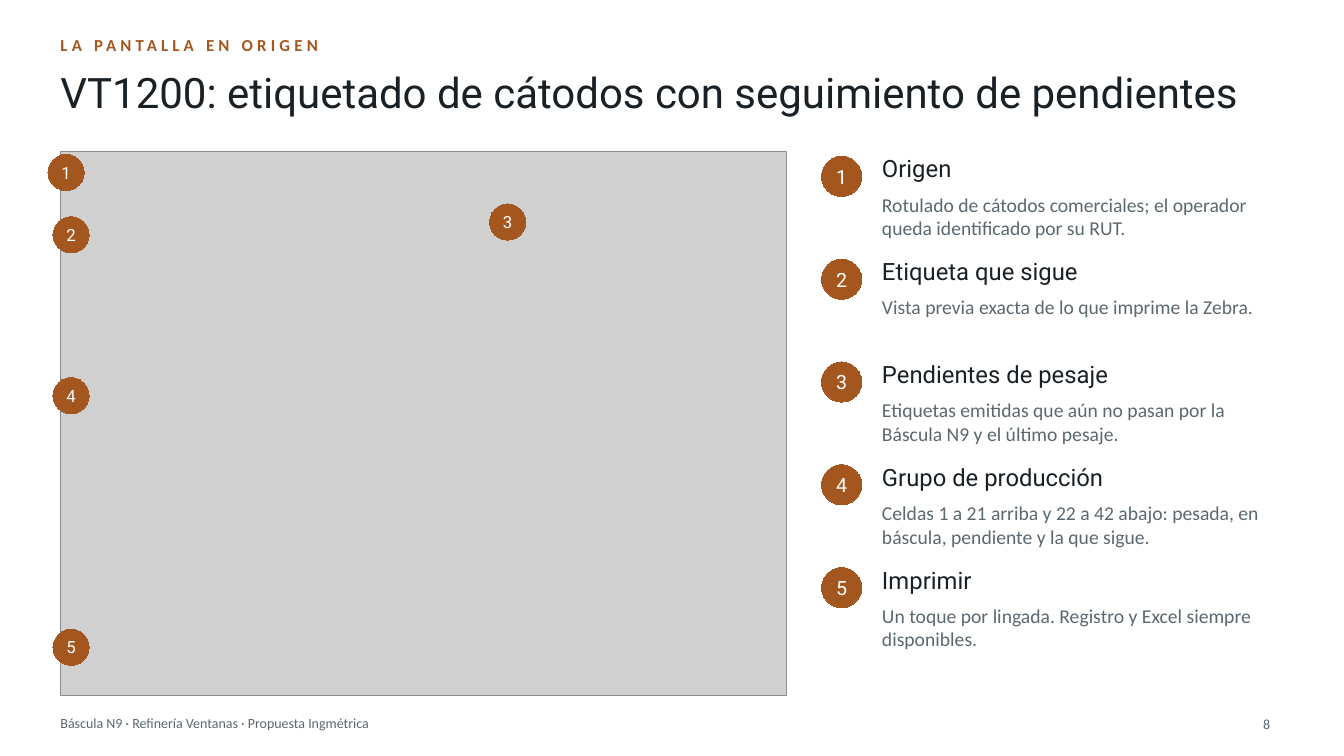
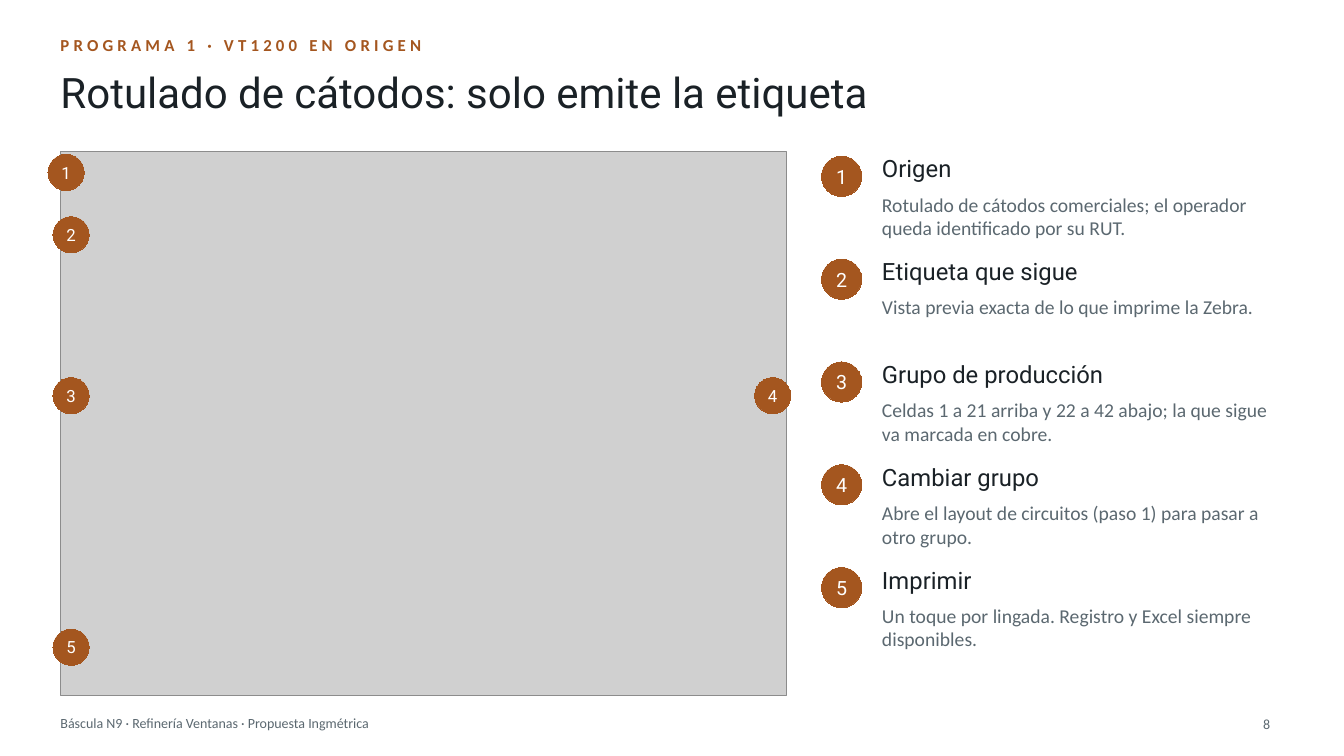
Before and after one commit to BortegaING/Codelco-Proyecto, a slide deck: slide 8 of presentacion/Bascula-N9-Ventanas.pptx. Drawn at 1344x756 pixels with LibreOffice and Linux fonts; fonts in the diff are those of the drawing; grey boxes stand for pictures. Boxes give left, top, right and bottom in pixels: in the first picture for what was removed or moved away, otherwise in the second. Text is boxed around its words. In the diff, an @@ line names an element or a change of style, - is before the commit and + after.

```diff
--- a/presentacion/Bascula-N9-Ventanas.pptx
+++ b/presentacion/Bascula-N9-Ventanas.pptx
@@ text at [60,40,421,51]: text changed @@
-LA PANTALLA EN ORIGEN
+PROGRAMA 1 · VT1200 EN ORIGEN
@@ title at [60,76,867,117]: text changed @@
-VT1200: etiquetado de cátodos con seguimiento de pendientes
+Rotulado de cátodos: solo emite la etiqueta
@@ ellipse "3": place and size @@
-ellipse "3" at [490,204,526,240]
+ellipse "3" at [53,378,90,414]
@@ ellipse "4": place and size @@
-ellipse "4" at [53,378,90,414]
+ellipse "4" at [755,378,791,414]
@@ text at [882,365,1103,388]: text changed @@
-Pendientes de pesaje
+Grupo de producción
@@ text at [882,403,1266,441]: text changed @@
-Etiquetas emitidas que aún no pasan por la Báscula N9 y el último pesaje.
+Celdas 1 a 21 arriba y 22 a 42 abajo; la que sigue va marcada en cobre.
@@ text at [882,468,1039,491]: text changed @@
-Grupo de producción
+Cambiar grupo
@@ text at [882,506,1258,548]: text changed @@
-Celdas 1 a 21 arriba y 22 a 42 abajo: pesada, en báscula, pendiente y la que sigue.
+Abre el layout de circuitos (paso 1) para pasar a otro grupo.
```
Also in this commit, not shown: 6 other slides changed, 1 slide added, 26 other files.
